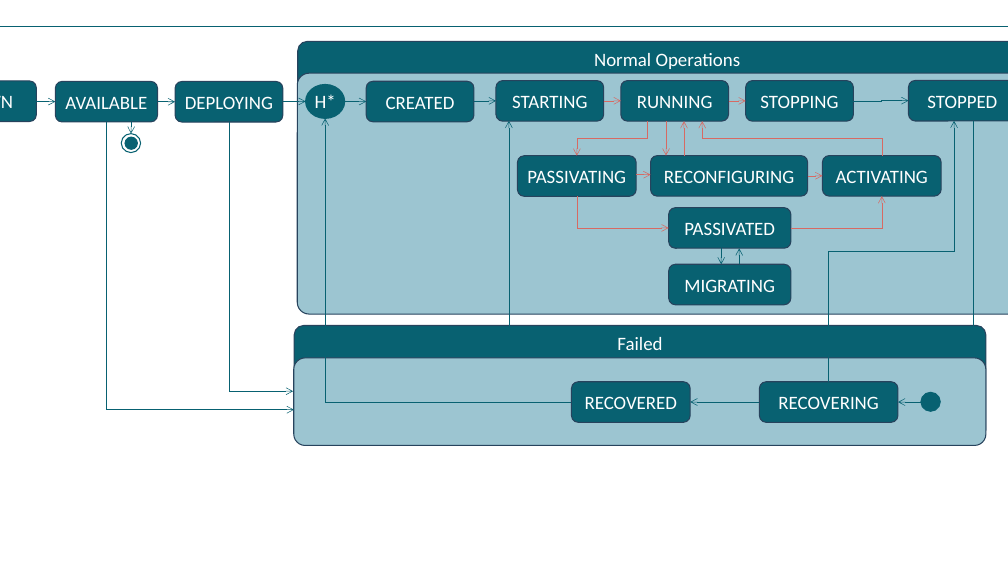
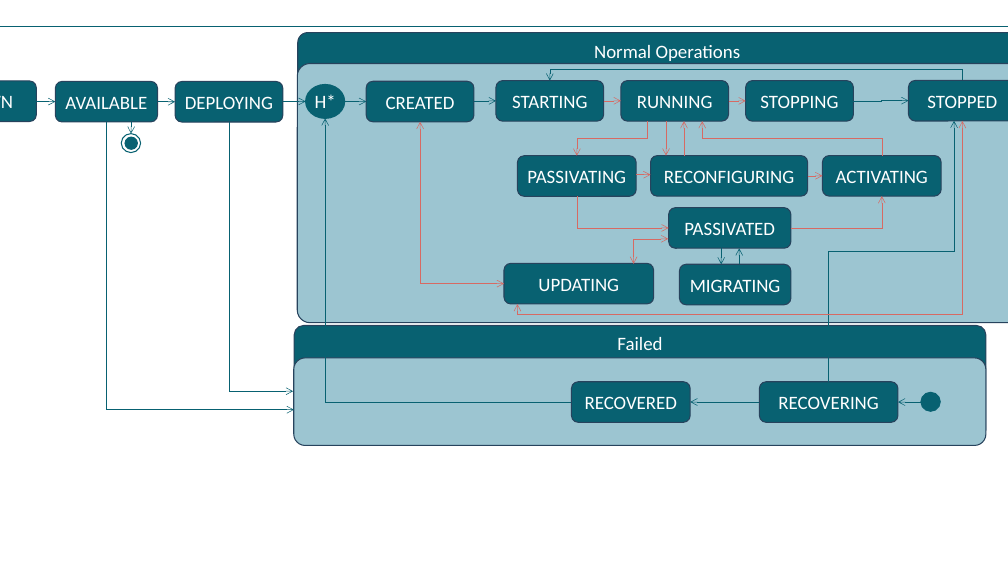
Before and after one commit to iip-ecosphere/platform, a slide deck: slide 11 of platform/documentation/src/HandbookFigures.pptx. Drawn at 1008x567 pixels with LibreOffice and Linux fonts; fonts in the diff are those of the drawing. Boxes give left, top, right and bottom in pixels: in the first picture for what was removed or moved away, otherwise in the second. Text is boxed around its words. In the diff, an @@ line names an element or a change of style, - is before the commit and + after.

```diff
--- a/platform/documentation/src/HandbookFigures.pptx
+++ b/platform/documentation/src/HandbookFigures.pptx
@@ rounded rectangle "Normal Operations" resized from (x1=298, y1=42, x2=1008, y2=155) to (x1=298, y1=33, x2=1008, y2=155) @@
@@ rounded rectangle resized from (x1=297, y1=73, x2=1008, y2=315) to (x1=297, y1=64, x2=1008, y2=323) @@
@@ elbow arrow moved from (973, 121) - (509, 121) to (963, 80) - (550, 81) @@
@@ elbow double arrow added from (420, 122) to (504, 284), #D76A63 0.5 pt @@
@@ elbow double arrow added from (963, 121) to (517, 304), #D76A63 0.5 pt @@
@@ elbow double arrow added from (668, 239) to (634, 264), #D76A63 0.5 pt @@
@@ rounded rectangle added at (x1=504, y1=263, x2=654, y2=304), fill #086171, outline #28445D 1 pt, 18 pt, text #FFFFFF @@
+UPDATING
@@ rounded rectangle "MIGRATING" resized from (x1=669, y1=265, x2=792, y2=306) to (x1=680, y1=265, x2=791, y2=306) @@
```
Also in this commit, not shown: 3 other files.
